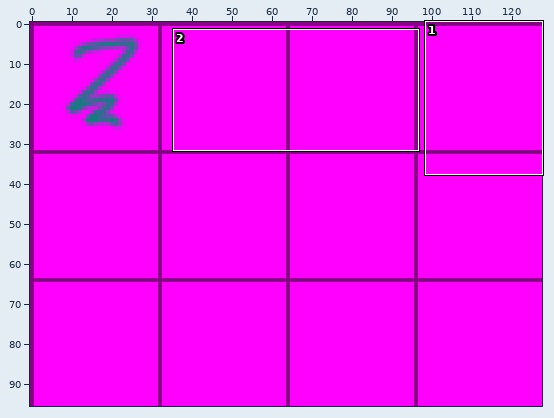
A sprite sheet gets an edit: res/EnemySheet.png. The first picture is a wide view before the edit; the outline marks the close-up.
Close-up. Before the commit:
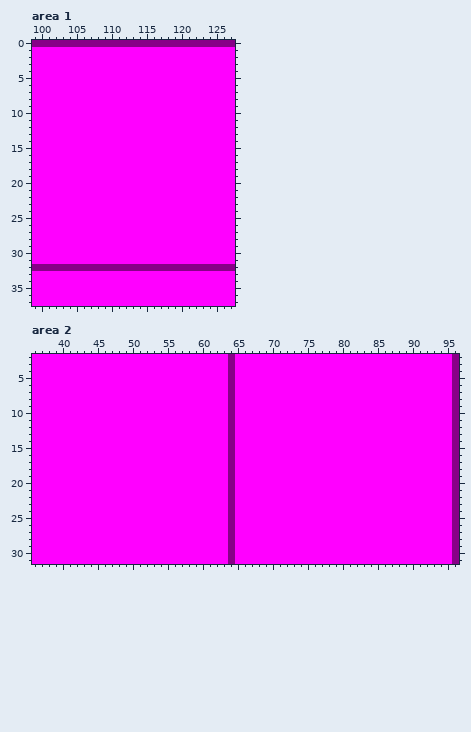
The file is 128x96 pixels. Colours within 5 levels of each other are drawn and written as one. Shown: area 1: x 99..127, y 0..37; area 2: x 36..96, y 2..31. The commit also changed other parts of the picture, which this record leaves out.
Now the later version:
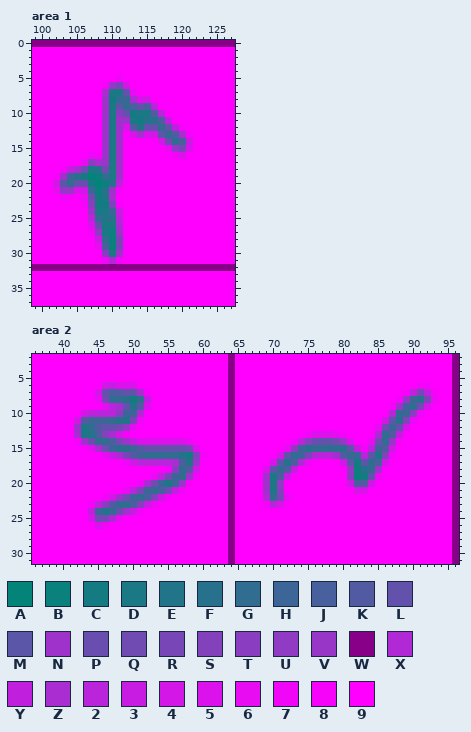
Palette (. is transparent): A #048479  B #0a817c  C #157b82  D #1b7885  E #227489  F #28718c  G #316c91  H #3c6697  J #48609d  K #525ba2  L #6252ab  M #5c56a8  N #9e32cb  P #694eaf  Q #704bb2  R #7846b7  S #8341bc  T #8a3dc0  U #913ac4  V #9836c8  W #880088  X #b128d5  Y #c020dd  Z #a92dd1  2 #ba24da  3 #c91ce2  4 #d217e7  5 #dc12ec  6 #e70cf2  7 #f007f7  8 #f604fa  9 #ff00ff
What changed:
Changed rows in their new state; - is an unchanged pixel.
Area 1:
first column x 102:
 5 ---------7----------
 6 -------8VR4---------
 7 -------ZDDL6--------
 8 -------NCGHZ54------
 9 -------NDMGJLJ2-----
10 -------NDTLCDDK2----
11 -------NDNNDCFFJY---
12 -------NDN5KELLGLY8-
13 -------NDN-5Z54LGJZ8
14 -------NDN-----4QGJ3
15 -------NDN------6VR5
16 -----78NDN-------85-
17 ----6TZVDN----------
18 -83ZQDFQDN----------
19 8NHFCABGDN----------
20 4MGLPCABF2----------
21 6VV54HBFN8----------
22 -78-6QCDZ-----------
23 ----8TCCR8----------
24 -----NDDH3----------
25 -----2GEF2----------
26 -----5LDDZ----------
27 -----8UDBV----------
28 ------3GBR----------
29 ------6JBR----------
30 -------TDN----------
31 -------7X8----------
Area 2:
first column x 42:
 6 ----43555----------------------------------------78-
 7 ---4LJKLMZ8------------------------------------82R28
 8 ---6RGGFCGY-----------------------------------8VHFR6
 9 ----62ZLEM5----------------------------------8NHGR5-
10 -42222THHX-----------------------------------XGHT7--
11 4KHHHGFER7----------------------------------4MFS7---
12 NDGKLLQV6----------------------------------6QHL5----
13 ZDEJSZ48-------------------------755568----ZGKY-----
14 8NPGGJRNY55555557--------------82SPLLQV5--6QGV8-----
15 --6ZQHFFHKLLLLLLQ5------------6THFGGGGFMY82HK4------
16 ----63ZRKHGGGGGFCS8----------4LGHRX22NKGH2LDS8------
17 -------7422222ZJEN----------4MEKX7----4MCMGJ4-------
18 -------------7TGK4---------5MGK3-------UBFGN--------
19 -----------62QHGN8---------NDK3--------TBCL6--------
20 ---------7XQHDHV8----------NDU---------3JK3---------
21 -------62RHGJR38-----------NDT----------45----------
22 ----84NQHGJS38-------------XGR6---------------------
23 --82TKGGJT38---------------825----------------------
24 --YHEGPN38------------------------------------------
25 --5QRX6---------------------------------------------
26 ---57-----------------------------------------------
Pixel boxes of the changes (left, top, right, bottom) in both close-ups:
changed: (53, 75, 193, 264)
changed: (74, 382, 207, 529)
changed: (263, 382, 438, 508)
